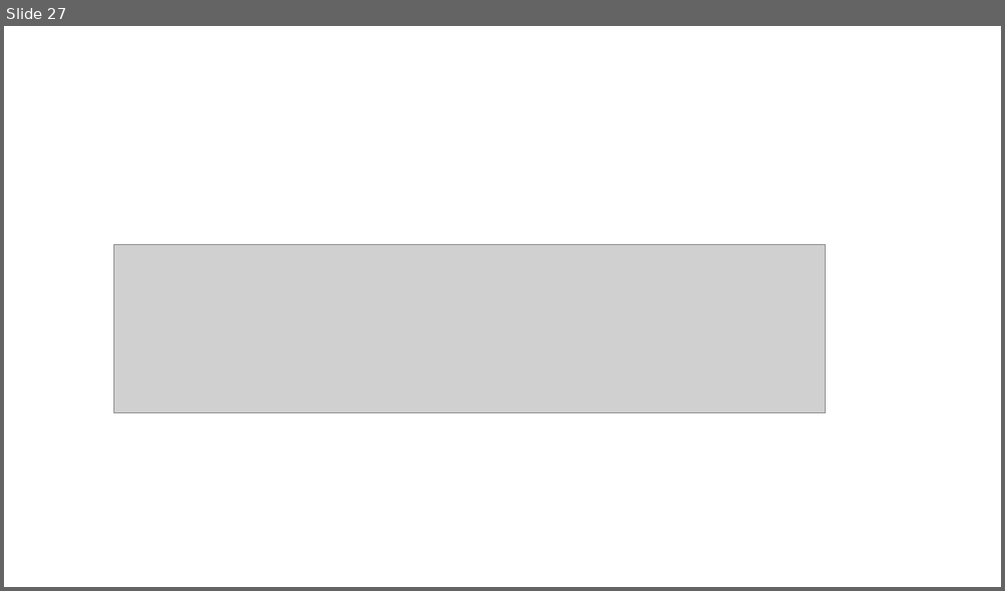
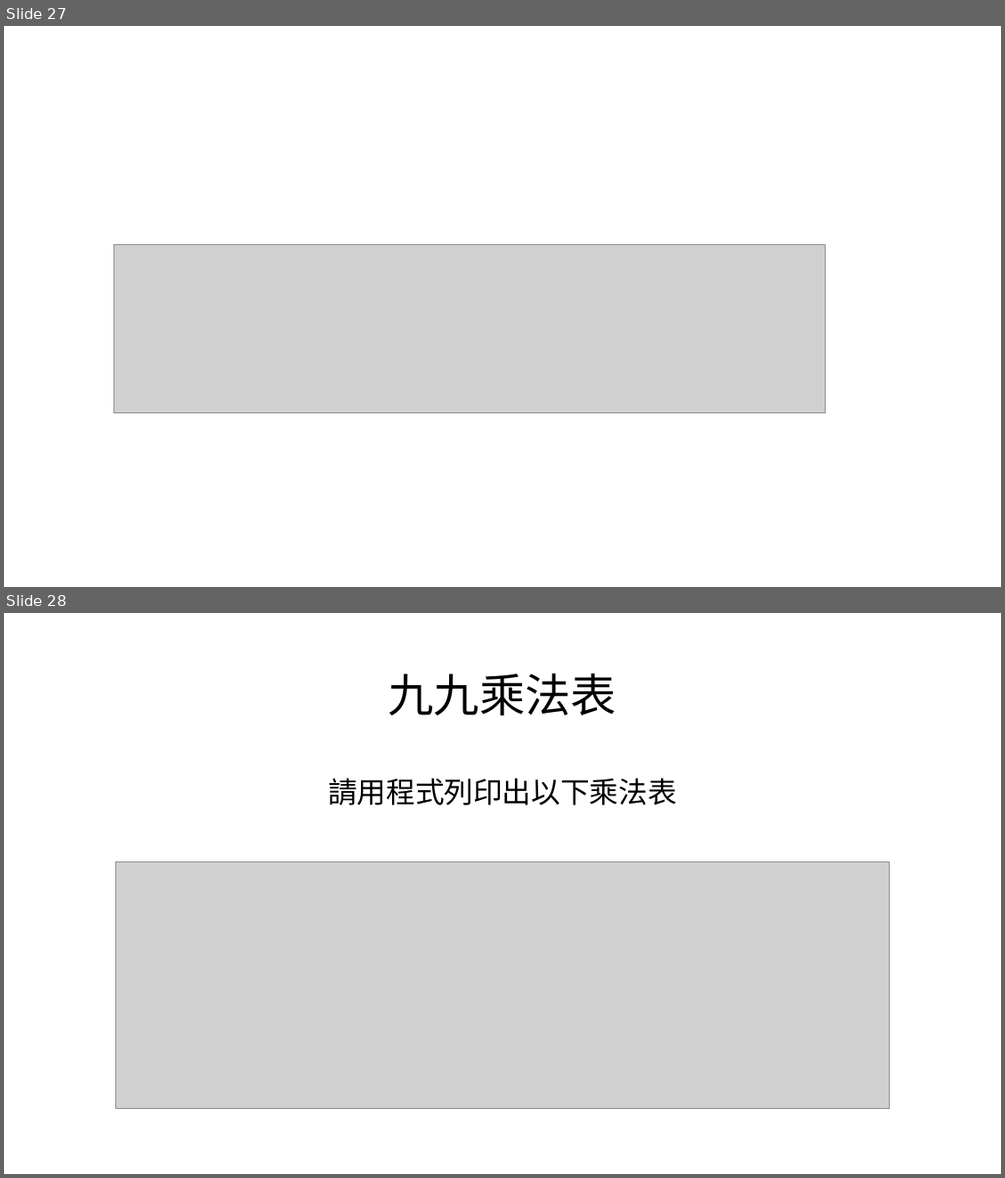
Before and after one commit to mapleYK/gifted-class, a slide deck: ppt/ch1.pptx. Shown one above the other, each under a label of ours: slide 27 before the commit, slides 27 and 28 after it. The pictures are 1005x591 and 1005x1178 pixels, drawn with LibreOffice and Linux fonts; fonts in the diff are those of the drawing; grey boxes stand for pictures. Boxes give left, top, right and bottom in pixels: in the first picture for what was removed or moved away, otherwise in the second. Text is boxed around its words. In the diff, an @@ line names an element or a change of style, - is before the commit and + after.

```diff
--- a/ppt/ch1.pptx
+++ b/ppt/ch1.pptx
@@ slide 28 added at (4,613,1001,1174), background #FFFFFF @@
@@ title added at (388,674,617,715), 44 pt, text #000000 @@
+九九乘法表
@@ text added at (328,778,676,805), 28 pt, text #000000 @@
+請用程式列印出以下乘法表
@@ picture added at (116,862,890,1109) @@
```
